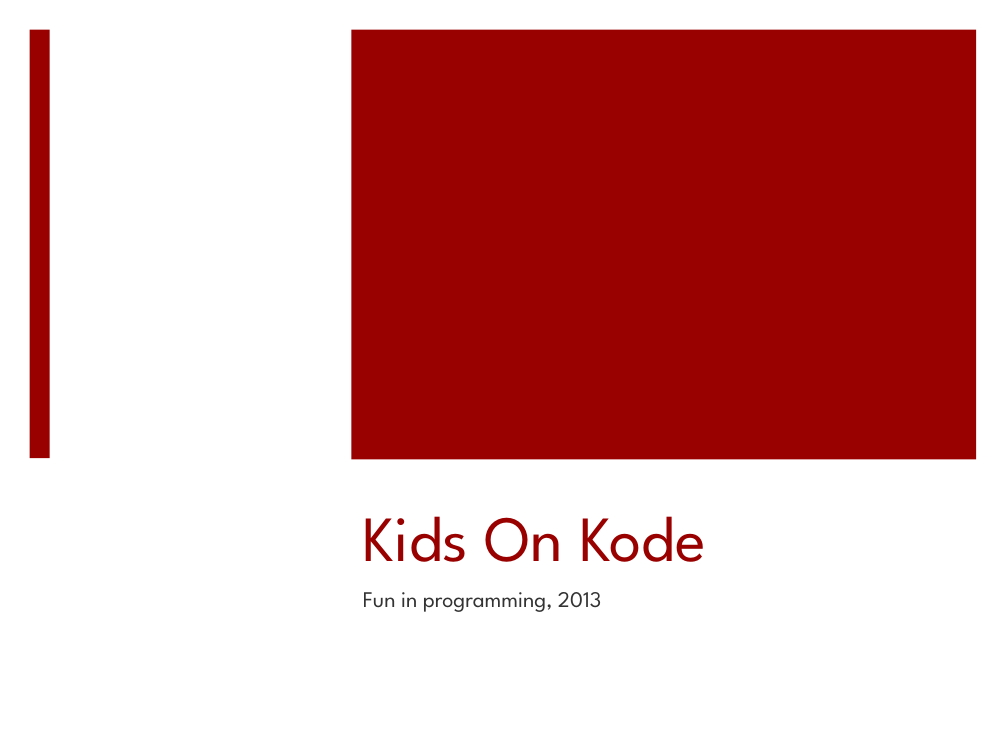
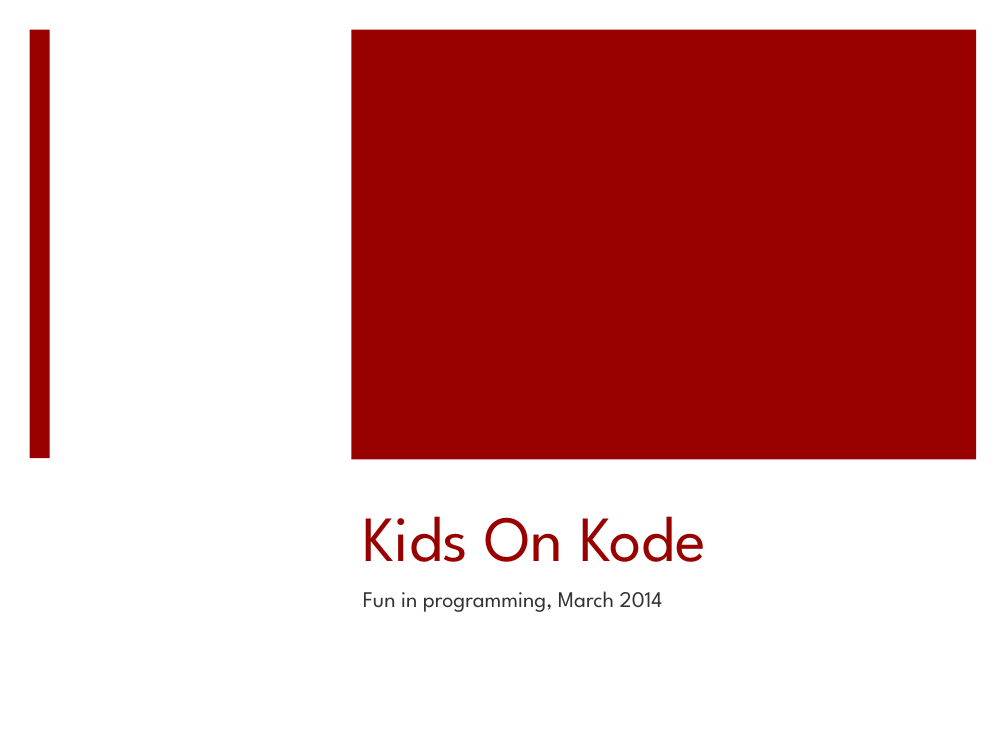
Before and after one commit to kidsonkode/kidsonkode.github.io, a slide deck: slide 1 of _site/docs/Syllabus.pptx. Drawn at 1008x756 pixels with LibreOffice and Linux fonts; fonts in the diff are those of the drawing. Boxes give left, top, right and bottom in pixels: in the first picture for what was removed or moved away, otherwise in the second. Text is boxed around its words. In the diff, an @@ line names an element or a change of style, - is before the commit and + after.

Commit message:
March 2014 class registration

```diff
--- a/_site/docs/Syllabus.pptx
+++ b/_site/docs/Syllabus.pptx
@@ subtitle at <box>363,591,663,612</box>: text changed @@
-Fun in programming, 2013
+Fun in programming, March 2014
```
Also in this commit, not shown: 11 other files.
